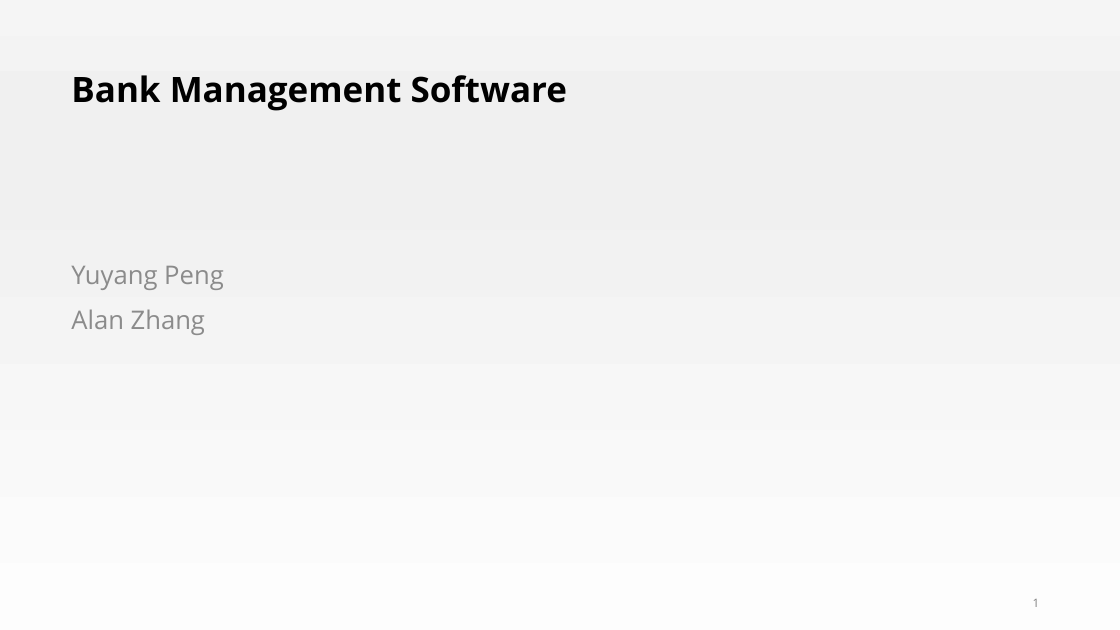
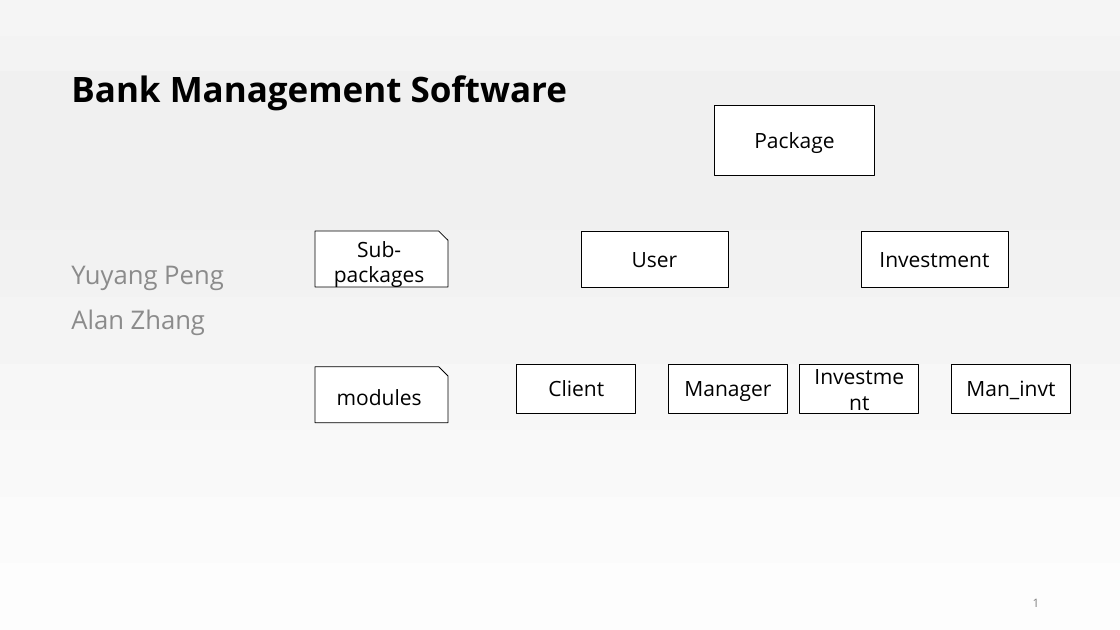
Before and after one commit to pengyuyang-315/Banking-Management, a slide deck: slide 1 of Presentation Template.pptx. Drawn at 1120x630 pixels with LibreOffice and Linux fonts; fonts in the diff are those of the drawing. Boxes give left, top, right and bottom in pixels: in the first picture for what was removed or moved away, otherwise in the second. Text is boxed around its words. In the diff, an @@ line names an element or a change of style, - is before the commit and + after.

Commit message:
new client open account

```diff
--- a/Presentation Template.pptx
+++ b/Presentation Template.pptx
@@ rectangle added at [714, 105, 875, 175], fill #FFFFFF, outline #000000 0.75 pt, 18 pt, text #000000 @@
+Package
@@ snip rect added at [315, 231, 448, 287], fill #FFFFFF, outline #000000 0.75 pt, 18 pt, text #000000 @@
+Sub-packages
@@ rectangle added at [581, 231, 728, 287], fill #FFFFFF, outline #000000 0.75 pt, 18 pt, text #000000 @@
+User
@@ rectangle added at [861, 231, 1008, 287], fill #FFFFFF, outline #000000 0.75 pt, 18 pt, text #000000 @@
+Investment
@@ snip rect added at [315, 367, 448, 423], fill #FFFFFF, outline #000000 0.75 pt, 18 pt, text #000000 @@
+modules
@@ rectangle added at [517, 364, 636, 413], fill #FFFFFF, outline #000000 0.75 pt, 18 pt, text #000000 @@
+Client
@@ rectangle added at [669, 364, 788, 413], fill #FFFFFF, outline #000000 0.75 pt, 18 pt, text #000000 @@
+Manager
@@ rectangle added at [800, 365, 919, 413], fill #FFFFFF, outline #000000 0.75 pt, 18 pt, text #000000 @@
+Investment
@@ rectangle added at [952, 364, 1071, 413], fill #FFFFFF, outline #000000 0.75 pt, 18 pt, text #000000 @@
+Man_invt
```
Also in this commit, not shown: 6 other files.
